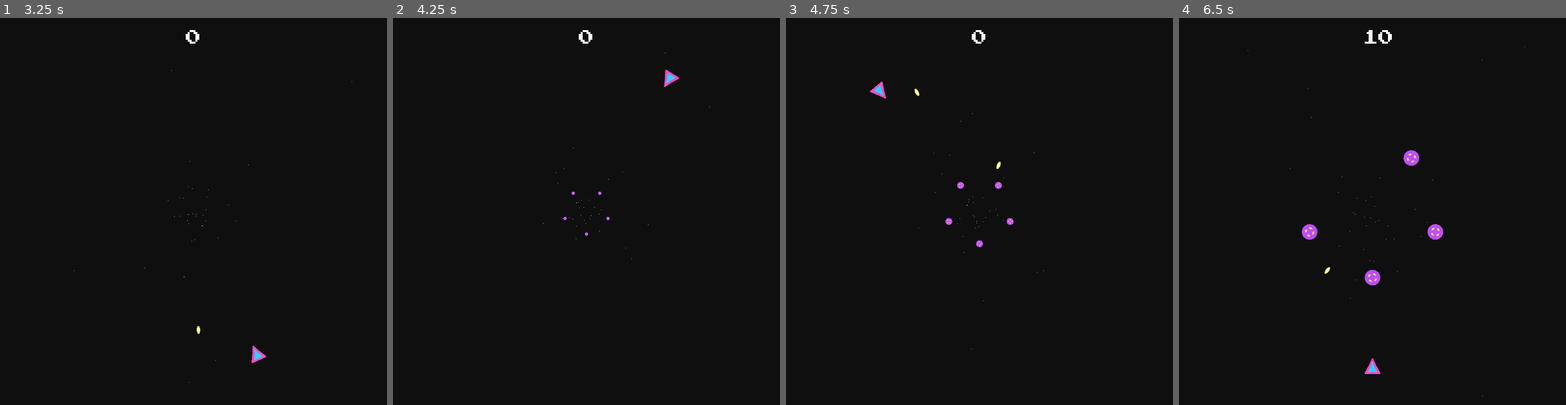
Above: before the commit, frames 1-4 (left to right).
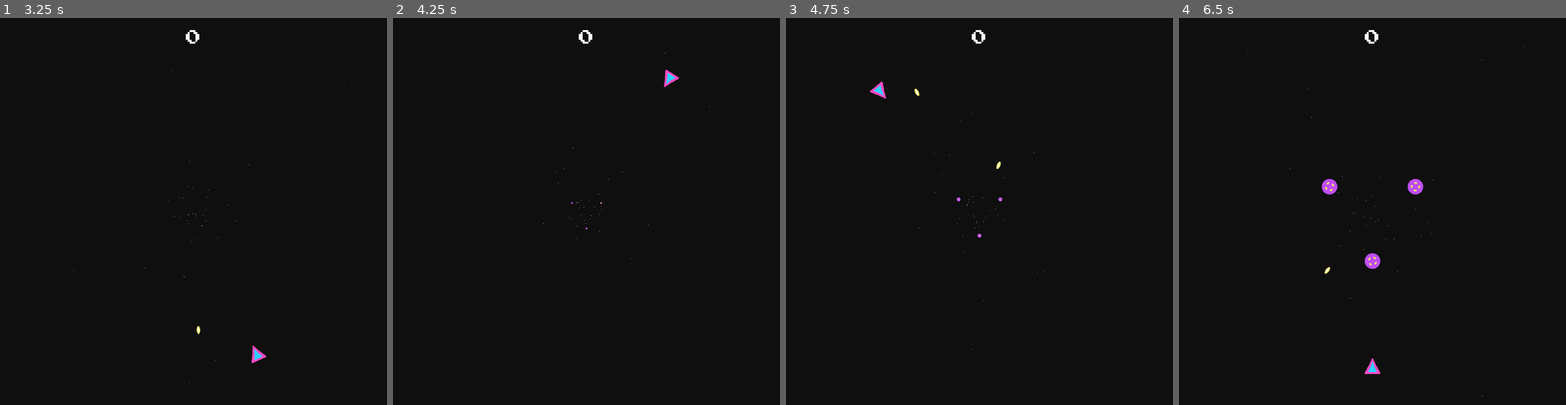
Above: after the commit, the same moments.

Repository: doctor-g/LD47
Game: Godot game, scene res://src/SplashScreen.tscn
Two runs of this game, one before a commit and one after it. Both use one fixed random seed, a clock stepped at 60 frames per second and the inputs below.
Inputs (mouse positions are in pixels of both pictures, inside the frame that each line leads up to):
- Up to frame 1 (3.25 s): tap Enter at 0.5 s; move the mouse to (278, 192) at 0.52 s; hold D (move_right) 0.53-1.28 s; hold Space (fire) 0.53-1.28 s; click (278, 192) at 0.67 s; move the mouse to (116, 230) at 1.27 s; hold S (move_down) 1.28-2 s; tap Space (fire) at 1.35 s; click "Play" at 2 s; move the mouse to (232, 126) at 2.77 s; hold D (move_right) from 2.78 s (still down); hold Space (fire) from 2.78 s (still down)
- Up to frame 2 (4.25 s): move the mouse to (567, 288) at 3.52 s; release D (move_right) at 3.53 s; release Space (fire) at 3.53 s; hold Up (move_up) from 3.53 s (still down); tap Space (fire) at 3.6 s; click (567, 288) at 3.67 s
- Up to frame 3 (4.75 s): move the mouse to (1095, 269) at 4.27 s; release Up (move_up) at 4.28 s; hold A (move_left) from 4.28 s (still down); hold Space (fire) from 4.28 s (still down)
- Up to frame 4 (6.5 s): move the mouse to (1256, 153) at 5.02 s; release Space (fire) at 5.03 s; tap Space (fire) at 5.1 s; move the mouse to (1391, 211) at 5.77 s; release A (move_left) at 5.78 s; hold S (move_down) from 5.78 s (still down); hold Space (fire) from 5.78 s (still down); click (1391, 211) at 5.92 s

Frame 1 is identical in both runs. In frame 2, less than 0.1% of the frame differs, in the area x 44-56%, y 44-57%; in frame 3, 0.2%; in frame 4, 1.1%, in the area x 31-69%, y 3-70%.

Commit message:
Create waves of increasing difficulty

Diff:
--- a/project/src/Alien.gd
+++ b/project/src/Alien.gd
@@ -1,9 +1,9 @@
 class_name Alien
 extends Area2D
 
-signal destroyed
+signal destroyed(alien)
 
-export var speed := 40.0
+export var speed := 30.0
 export var rotation_speed := 5.0
 
 onready var _sprite := $Sprite
@@ -19,5 +19,5 @@
 	var explosion := Explosion.instance()
 	explosion.position = position
 	get_parent().add_child(explosion)
-	emit_signal("destroyed")
+	emit_signal("destroyed", self)
 	queue_free()
--- a/project/src/Level.gd
+++ b/project/src/Level.gd
@@ -15,6 +15,7 @@
 
 func _ready() -> void:
 	$MainMenuControl/PlayButton.grab_focus()
+
 
 func _on_Alien_destroyed() -> void:
 	_score += 10
@@ -54,7 +55,19 @@
 	var _ignored = player.connect("destroyed", self, "_on_Player_destroyed", [], CONNECT_ONESHOT)
 	add_child(player)
 	_wave = _Wave.instance()
-	_ignored = _wave.connect("alien_destroyed", self, "_on_Alien_destroyed", [])
+	_ignored = _wave.connect("alien_destroyed", self, "_on_Alien_destroyed")
+	_ignored = _wave.connect("complete", self, "_on_Wave_complete")
+	add_child(_wave)
+
+
+func _on_Wave_complete() -> void:
+	yield(get_tree().create_timer(1.0), "timeout")
+	var level = _wave.level
+	remove_child(_wave)
+	_wave = _Wave.instance()
+	_wave.level = level + 1
+	var _ignored = _wave.connect("alien_destroyed", self, "_on_Alien_destroyed")
+	_ignored = _wave.connect("complete", self, "_on_Wave_complete")
 	add_child(_wave)
 
 
--- a/project/src/Wave.gd
+++ b/project/src/Wave.gd
@@ -1,15 +1,21 @@
 extends Node2D
 
 signal alien_destroyed
+signal complete
+
+var level := 1
+
+var _count : int
 
 onready var _Alien := preload("res://src/Alien.tscn")
 onready var _aliens := $Aliens
 
 
 func _ready():
-	for i in range(0,5):
+	_count = level + 2
+	for i in range(0,_count):
 		var alien = _Alien.instance()
-		alien.rotate(TAU * i / 5)
+		alien.rotate(TAU * i / _count)
 		alien.connect("destroyed", self, "_on_Alien_destroyed", [], CONNECT_ONESHOT)
 		_aliens.add_child(alien)
 
@@ -21,5 +27,10 @@
 		alien.queue_free()
 
 
-func _on_Alien_destroyed() -> void:
+func _on_Alien_destroyed(alien:Alien) -> void:
+	_aliens.remove_child(alien)
+	_count-=1
 	emit_signal("alien_destroyed")
+	if _count == 0:
+		emit_signal("complete")
+		print("Complete!")
Not shown: 3 places in project/src/SplashScreen.tscn that only renumber resources
